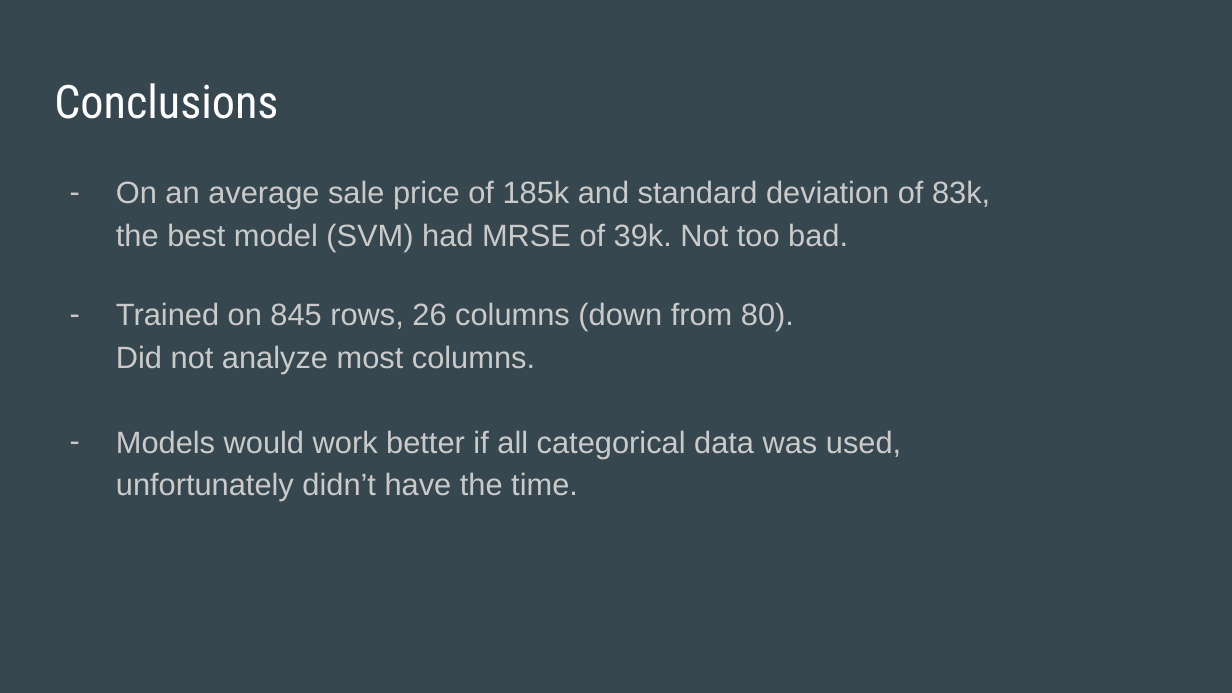
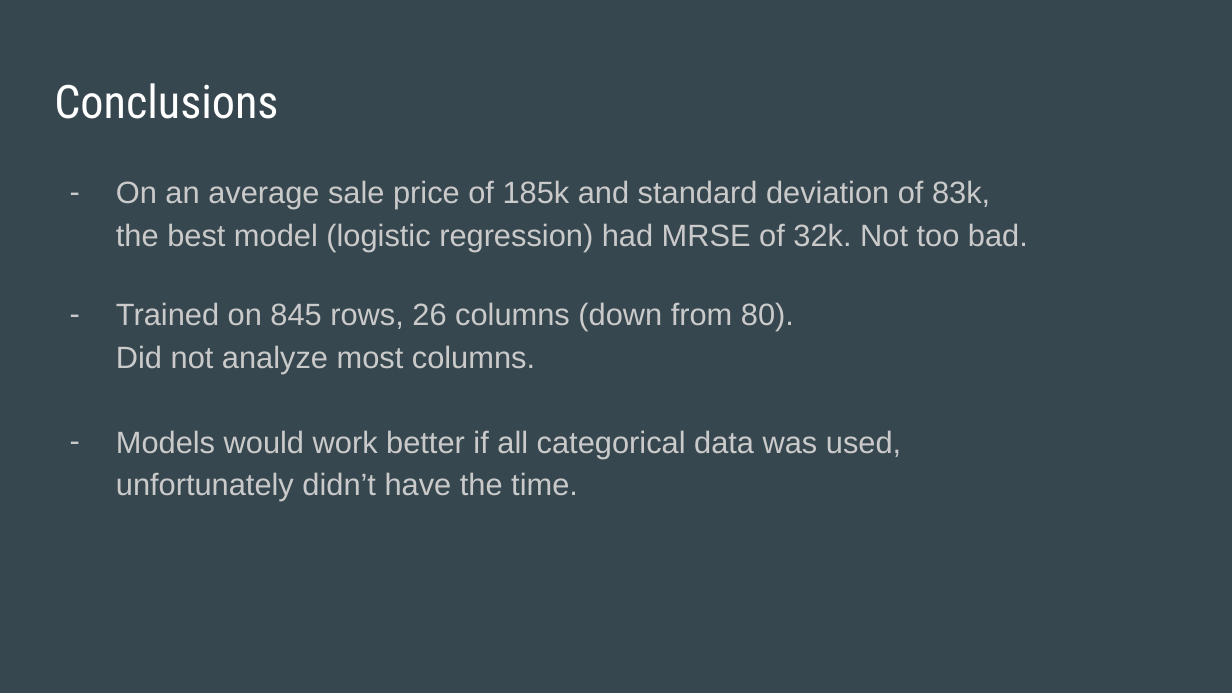
Before and after one commit to ThisIsMyNick/introml_proj, a slide deck: slide 11 of Iowa House Prices.pptx. Drawn at 1232x693 pixels with LibreOffice and Linux fonts; fonts in the diff are those of the drawing. Boxes give left, top, right and bottom in pixels: in the first picture for what was removed or moved away, otherwise in the second. Text is boxed around its words. In the diff, an @@ line names an element or a change of style, - is before the commit and + after.

```diff
--- a/Iowa House Prices.pptx
+++ b/Iowa House Prices.pptx
@@ text at box(116, 180, 1028, 252): text changed @@
-– On an average sale price of 185k and standard deviation of 83k,
-  the best model (SVM) had MRSE of 39k. Not too bad.
+– On an average sale price of 185k and standard deviation of 83k,
+  the best model (logistic regression) had MRSE of 32k. Not too bad.
```
Also in this commit, not shown: 2 other slides changed, 1 other file.
